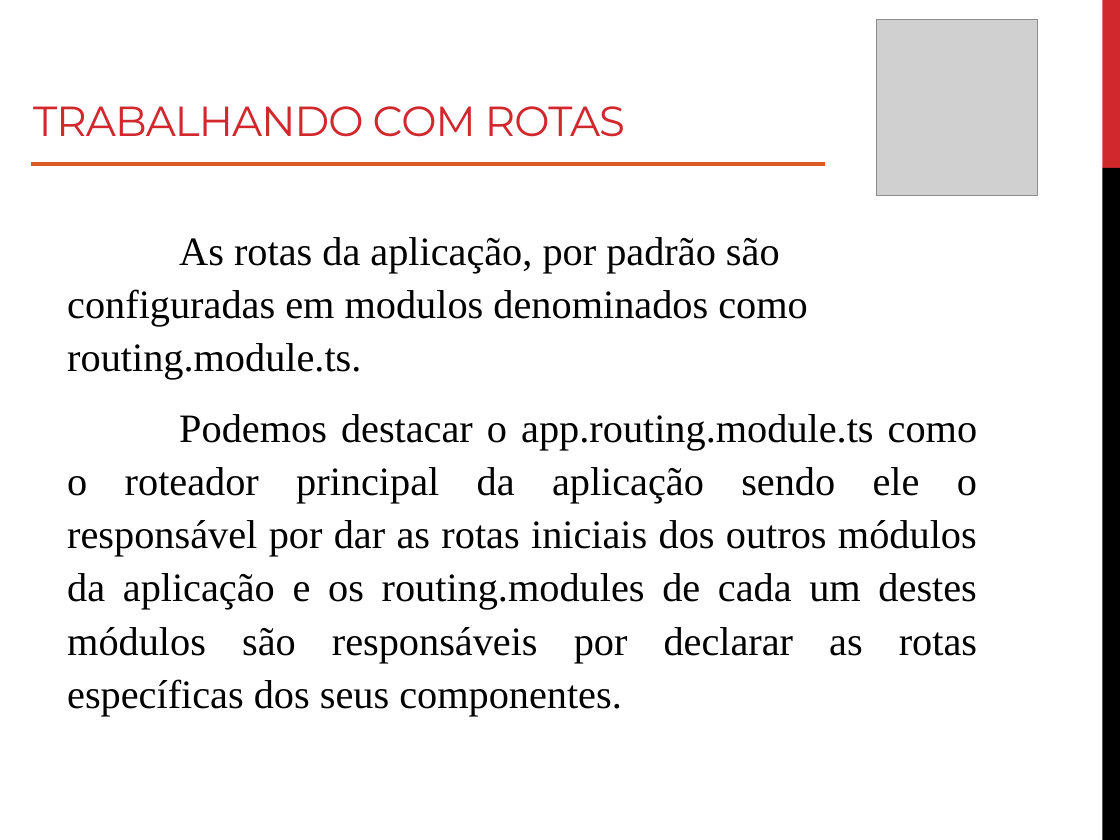
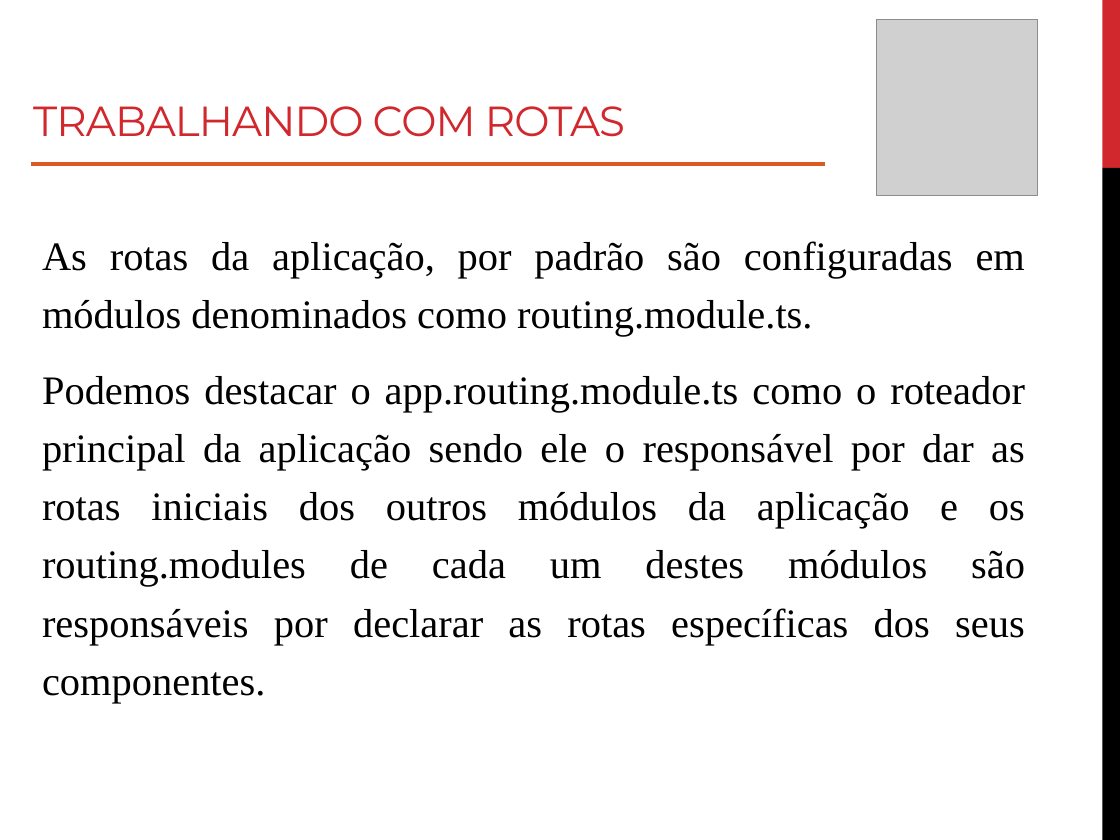
Before and after one commit to roney-amorim/workshop-angular, a slide deck: slide 41 of Módulo 1/Modulo 1.pptx. Drawn at 1120x840 pixels with LibreOffice and Linux fonts; fonts in the diff are those of the drawing; grey boxes stand for pictures. Boxes give left, top, right and bottom in pixels: in the first picture for what was removed or moved away, otherwise in the second. Text is boxed around its words. In the diff, an @@ line names an element or a change of style, - is before the commit and + after.

```diff
--- a/Módulo 1/Modulo 1.pptx
+++ b/Módulo 1/Modulo 1.pptx
@@ text "As rotas da aplicação, por ...": place and size @@
-text "As rotas da aplicação, por ..." at (67,237,978,716)
+text "As rotas da aplicação, por ..." at (42,241,1025,703)
@@ text at (42,241,1025,337): text changed; size 25.9 to 26 pt @@
-As rotas da aplicação, por padrão são configuradas em modulos denominados como routing.module.ts.
+As rotas da aplicação, por padrão são configuradas em módulos denominados como routing.module.ts.
@@ text at (42,376,1025,703): size 25.9 to 26 pt in "Podemos destacar o app.routing.module.ts como o roteador ..."; line spacing 1.1 to 1.2 @@
```
Also in this commit, not shown: 31 other slides changed, 1 slide added, 4 other files.
